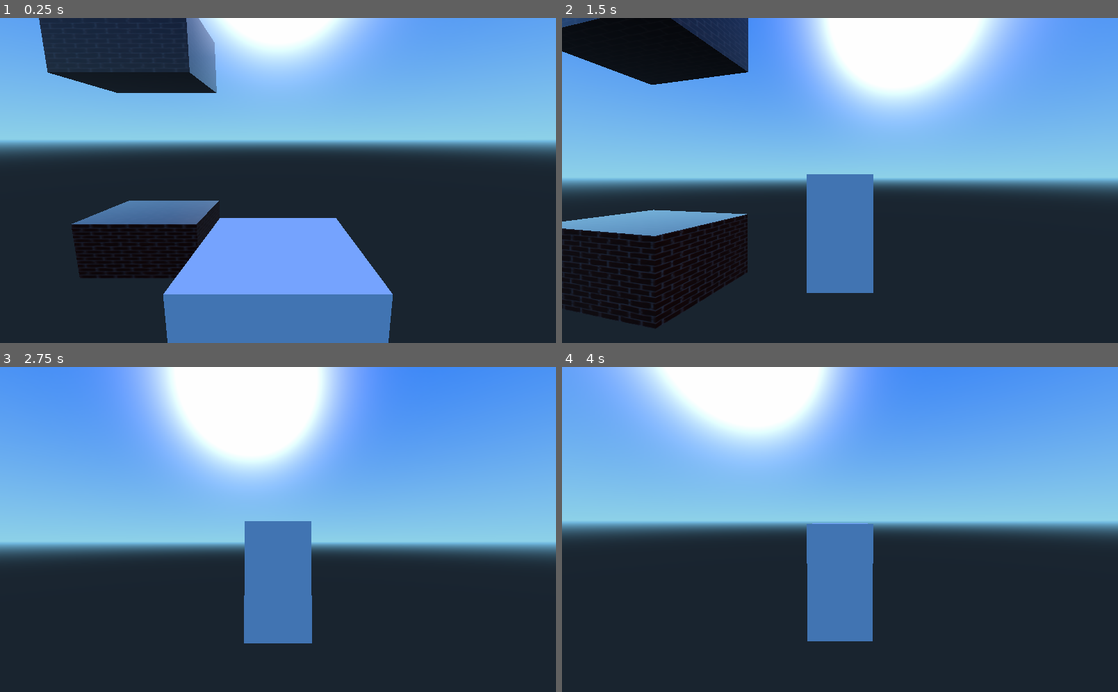
Above: before the commit, frames 1-4 (two rows, left to right).
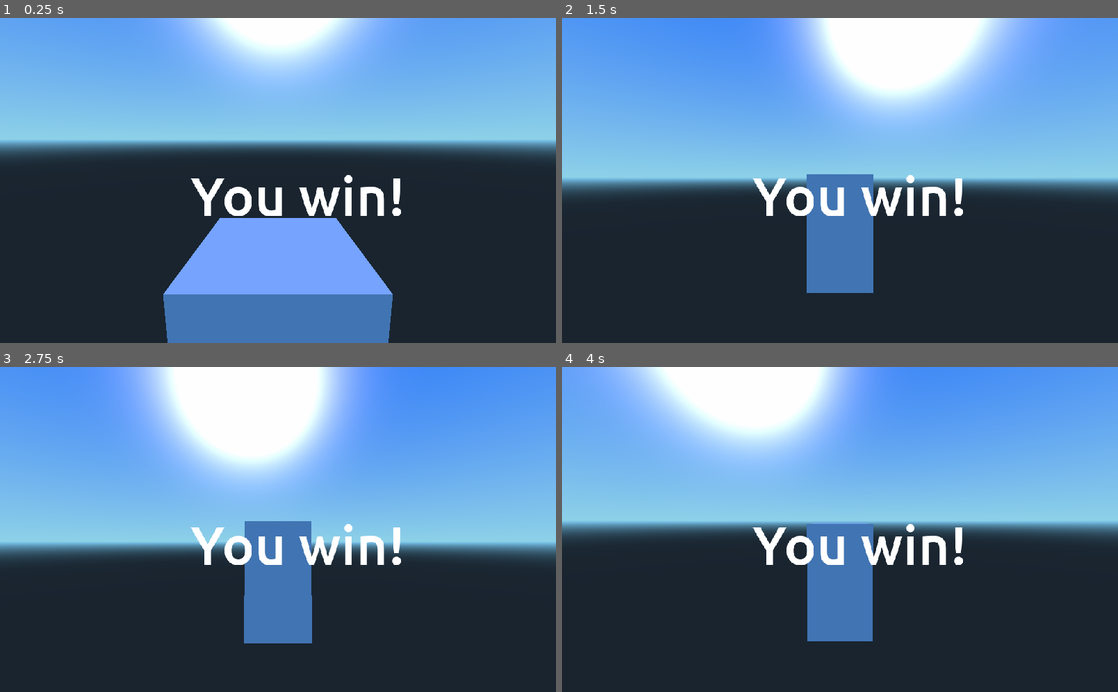
Above: after the commit, the same moments.

Repository: Bubbers/BubbaIllegalContructionInc
Game: Godot game, scene res://Main.tscn
The game is run twice, just before and just after one commit, with the same random seed, the same clock (stepped at 60 frames per second) and the same inputs.
Inputs (mouse positions are in pixels of both pictures, inside the frame that each line leads up to):
- Up to frame 1 (0.25 s): no input
- Up to frame 2 (1.5 s): move the mouse to (867, 180) at 0.52 s; hold W (forward) from 0.53 s (still down); tap E (interact) at 0.6, 1.35 s; tap Space (jump) at 0.77 s; move the mouse to (812, 180) at 1.27 s
- Up to frame 3 (2.75 s): keep holding W (forward); tap Space (jump) at 1.52 s; move the mouse to (289, 523) at 2.02 s; tap E (interact) at 2.1 s
- Up to frame 4 (4 s): keep holding W (forward); tap Enter at 2.75 s; move the mouse to (834, 536) at 2.77 s; tap E (interact) at 2.85, 3.6 s; tap Space (jump) at 3.02, 3.5, 3.77 s; move the mouse to (878, 532) at 3.52 s

The runs differ from the first frame. In frame 1, 12% of the frame differs, in the area x 7-73%, y 0-80%; in frame 2, 14%, in the area x 0-73%, y 0-96%; in frame 3, 1.6%; in frame 4, 1.6%.

Commit message:
Added nice building floors

Diff:
--- a/BrickFloor.tscn
+++ b/BrickFloor.tscn
@@ -1,61 +1,76 @@
-[gd_scene load_steps=6 format=2]
+[gd_scene load_steps=7 format=2]
 
 [ext_resource path="res://Floor.gd" type="Script" id=1]
 [ext_resource path="res://assets/brick_floor.obj" type="ArrayMesh" id=2]
 [ext_resource path="res://assets/uv_map_bricks.png" type="Texture" id=3]
 
-[sub_resource type="SpatialMaterial" id=1]
+[sub_resource type="Shader" id=3]
+
+code = "shader_type spatial;
+render_mode blend_mix,depth_draw_opaque,cull_back,diffuse_burley,specular_schlick_ggx;
+uniform vec4 albedo : hint_color;
+uniform sampler2D texture_albedo : hint_albedo;
+uniform float specular;
+uniform float metallic;
+uniform float roughness : hint_range(0,1);
+uniform float point_size : hint_range(0,128);
+uniform sampler2D texture_metallic : hint_white;
+uniform vec4 metallic_texture_channel;
+uniform sampler2D texture_roughness : hint_white;
+uniform vec4 roughness_texture_channel;
+uniform sampler2D texture_emission : hint_black_albedo;
+uniform vec4 emission : hint_color;
+uniform float emission_energy;
+uniform vec3 uv1_scale;
+uniform vec3 uv1_offset;
+uniform vec3 uv2_scale;
+uniform vec3 uv2_offset;
+uniform bool is_emissive = false;
+
+
+void vertex() {
+	UV=UV*uv1_scale.xy+uv1_offset.xy;
+}
+
+
+
+
+void fragment() {
+	vec2 base_uv = UV;
+	vec4 albedo_tex = texture(texture_albedo,base_uv);
+	ALBEDO = albedo.rgb * albedo_tex.rgb;
+	float metallic_tex = dot(texture(texture_metallic,base_uv),metallic_texture_channel);
+	METALLIC = metallic_tex * metallic;
+	float roughness_tex = dot(texture(texture_roughness,base_uv),roughness_texture_channel);
+	ROUGHNESS = roughness_tex * roughness;
+	SPECULAR = specular;
+	vec3 emission_tex = texture(texture_emission,base_uv).rgb;
+    if(is_emissive) {
+	    EMISSION = (emission.rgb+emission_tex)*emission_energy;
+    }
+}
+"
+
+[sub_resource type="ShaderMaterial" id=4]
 
 render_priority = 0
-flags_transparent = false
-flags_unshaded = false
-flags_vertex_lighting = false
-flags_no_depth_test = false
-flags_use_point_size = false
-flags_world_triplanar = false
-flags_fixed_size = false
-flags_albedo_tex_force_srgb = false
-vertex_color_use_as_albedo = false
-vertex_color_is_srgb = false
-params_diffuse_mode = 0
-params_specular_mode = 0
-params_blend_mode = 0
-params_cull_mode = 0
-params_depth_draw_mode = 0
-params_line_width = 1.0
-params_point_size = 1.0
-params_billboard_mode = 0
-params_grow = false
-params_use_alpha_scissor = false
-albedo_color = Color( 1, 1, 1, 1 )
-albedo_texture = ExtResource( 3 )
-metallic = 0.0
-metallic_specular = 0.5
-metallic_texture_channel = 0
-roughness = 1.0
-roughness_texture_channel = 0
-emission_enabled = false
-normal_enabled = false
-rim_enabled = false
-clearcoat_enabled = false
-anisotropy_enabled = false
-ao_enabled = false
-depth_enabled = false
-subsurf_scatter_enabled = false
-transmission_enabled = false
-refraction_enabled = false
-detail_enabled = false
-uv1_scale = Vector3( 1, 1, 1 )
-uv1_offset = Vector3( 0, 0, 0 )
-uv1_triplanar = false
-uv1_triplanar_sharpness = 1.0
-uv2_scale = Vector3( 1, 1, 1 )
-uv2_offset = Vector3( 0, 0, 0 )
-uv2_triplanar = false
-uv2_triplanar_sharpness = 1.0
-proximity_fade_enable = false
-distance_fade_enable = false
-_sections_unfolded = [ "Albedo", "Roughness" ]
+shader = SubResource( 3 )
+shader_param/albedo = Color( 1, 1, 1, 1 )
+shader_param/specular = 0.5
+shader_param/metallic = 0.0
+shader_param/roughness = 1.0
+shader_param/point_size = 1.0
+shader_param/metallic_texture_channel = Plane( 1, 0, 0, 0 )
+shader_param/roughness_texture_channel = Plane( 1, 0, 0, 0 )
+shader_param/emission = Color( 0.921062, 0.949219, 0.0482025, 1 )
+shader_param/emission_energy = 0.25
+shader_param/uv1_scale = Vector3( 1, 1, 1 )
+shader_param/uv1_offset = Vector3( 0, 0, 0 )
+shader_param/uv2_scale = Vector3( 1, 1, 1 )
+shader_param/uv2_offset = Vector3( 0, 0, 0 )
+shader_param/is_emissive = null
+shader_param/texture_albedo = ExtResource( 3 )
+_sections_unfolded = [ "shader_param" ]
 
 [sub_resource type="BoxShape" id=2]
 
@@ -65,7 +80,7 @@
 
 input_ray_pickable = true
 input_capture_on_drag = false
-collision_layer = 1
+collision_layer = 11
 collision_mask = 1
 mode = 0
 mass = 1.0
@@ -77,7 +92,7 @@
 contacts_reported = 0
 contact_monitor = false
 sleeping = false
-can_sleep = true
+can_sleep = false
 axis_lock_linear_x = false
 axis_lock_linear_y = false
 axis_lock_linear_z = false
@@ -89,6 +104,7 @@
 angular_velocity = Vector3( 0, 0, 0 )
 angular_damp = -1.0
 script = ExtResource( 1 )
+_sections_unfolded = [ "Collision" ]
 
 [node name="MeshInstance" type="MeshInstance" parent="." index="0"]
 
@@ -103,7 +119,7 @@
 lod_max_hysteresis = 0.0
 mesh = ExtResource( 2 )
 skeleton = NodePath("..")
-material/0 = SubResource( 1 )
+material/0 = SubResource( 4 )
 _sections_unfolded = [ "material" ]
 
 [node name="CollisionShape" type="CollisionShape" parent="." index="1"]
--- a/City.gd
+++ b/City.gd
@@ -5,8 +5,8 @@
 export (PackedScene) var Plot
 
 func _ready():
-    var width = 3
-    var height = 2
+    var width = 4
+    var height = 4
     for x in range(10):
         for z in range(10):
             _neighborhood(Vector3(1.5 + (x * 3 * width), 0, 1.5 + (z * 3 * height)), width, height)
--- a/Floor.tscn
+++ b/Floor.tscn
@@ -130,6 +130,7 @@
 shader_param/uv2_offset = Vector3( 0, 0, 0 )
 shader_param/is_emissive = null
 shader_param/texture_albedo = ExtResource( 2 )
+_sections_unfolded = [ "shader_param" ]
 
 [sub_resource type="BoxShape" id=5]
 
--- a/Main.tscn
+++ b/Main.tscn
@@ -1,16 +1,17 @@
-[gd_scene load_steps=10 format=2]
+[gd_scene load_steps=11 format=2]
 
 [ext_resource path="res://Main.gd" type="Script" id=1]
 [ext_resource path="res://Player.tscn" type="PackedScene" id=2]
 [ext_resource path="res://WinCollision.tscn" type="PackedScene" id=3]
 [ext_resource path="res://WinHUD.tscn" type="PackedScene" id=4]
-[ext_resource path="res://Floor.tscn" type="PackedScene" id=5]
-[ext_resource path="res://InspectorManager.gd" type="Script" id=6]
-[ext_resource path="res://Inspector.tscn" type="PackedScene" id=7]
-[ext_resource path="res://City.tscn" type="PackedScene" id=8]
-[ext_resource path="res://ScoreArea.tscn" type="PackedScene" id=9]
+[ext_resource path="res://InspectorManager.gd" type="Script" id=5]
+[ext_resource path="res://Inspector.tscn" type="PackedScene" id=6]
+[ext_resource path="res://City.tscn" type="PackedScene" id=7]
+[ext_resource path="res://ScoreArea.tscn" type="PackedScene" id=8]
+[ext_resource path="res://WoodFloor.tscn" type="PackedScene" id=9]
+[ext_resource path="res://BrickFloor.tscn" type="PackedScene" id=10]
 
-[node name="Main" type="Node" index="0"]
+[node name="Main" type="Node"]
 
 script = ExtResource( 1 )
 
@@ -25,31 +26,51 @@
 
 [node name="WinHUD" parent="." index="2" instance=ExtResource( 4 )]
 
-[node name="RigidBody" parent="." index="3" instance=ExtResource( 5 )]
+[node name="InspectorManager" type="Node" parent="." index="3"]
 
-transform = Transform( 1, 0, 0, 0, 1, 0, 0, 0, 1, -8, 0, -12 )
+script = ExtResource( 5 )
+InspectorTemplate = ExtResource( 6 )
 
-[node name="RigidBody2" parent="." index="4" instance=ExtResource( 5 )]
+[node name="Ground" parent="." index="4" instance=ExtResource( 7 )]
 
-transform = Transform( 1, 0, 0, 0, 1, 0, 0, 0, 1, -7.78806, 11.1394, -11.818 )
+[node name="PointsArea" parent="." index="5" instance=ExtResource( 8 )]
 
-[node name="RigidBody3" parent="." index="5" instance=ExtResource( 5 )]
+transform = Transform( 1, 0, 0, 0, 1, 0, 0, 0, 1, 30.4227, 0.207463, 17.1545 )
 
-transform = Transform( 1, 0, 0, 0, 1, 0, 0, 0, 1, -7.78806, 20.2568, -11.818 )
+[node name="WoodFloor" parent="." index="6" instance=ExtResource( 9 )]
 
-[node name="RigidBody4" parent="." index="6" instance=ExtResource( 5 )]
+transform = Transform( 1, 0, 0, 0, 1, 0, 0, 0, 1, 8.71725, 0, 8.83084 )
 
-transform = Transform( 1, 0, 0, 0, 1, 0, 0, 0, 1, -7.78806, 16.0758, -11.818 )
+[node name="WoodFloor2" parent="." index="7" instance=ExtResource( 9 )]
 
-[node name="InspectorManager" type="Node" parent="." index="7"]
+transform = Transform( 1, 0, 0, 0, 1, 0, 0, 0, 1, 8.71725, 14.7399, 8.83084 )
 
-script = ExtResource( 6 )
-InspectorTemplate = ExtResource( 7 )
+[node name="WoodFloor3" parent="." index="8" instance=ExtResource( 9 )]
 
-[node name="Spatial" parent="." index="8" instance=ExtResource( 8 )]
+transform = Transform( 1, 0, 0, 0, 1, 0, 0, 0, 1, 8.71725, 11.3771, 8.83084 )
 
-[node name="Area" parent="." index="9" instance=ExtResource( 9 )]
+[node name="WoodFloor4" parent="." index="9" instance=ExtResource( 9 )]
 
-transform = Transform( 1, 0, 0, 0, 1, 0, 0, 0, 1, -9.28154, 0.207467, 9.16477 )
+transform = Transform( 1, 0, 0, 0, 1, 0, 0, 0, 1, 8.71725, 7.6136, 8.83084 )
+
+[node name="WoodFloor5" parent="." index="10" instance=ExtResource( 9 )]
+
+transform = Transform( 1, 0, 0, 0, 1, 0, 0, 0, 1, 8.71725, 3.81041, 8.83084 )
+
+[node name="BrickFloor" parent="." index="11" instance=ExtResource( 10 )]
+
+transform = Transform( 1, 0, 0, 0, 1, 0, 0, 0, 1, 8.86316, 0, 33.7145 )
+
+[node name="BrickFloor2" parent="." index="12" instance=ExtResource( 10 )]
+
+transform = Transform( 1, 0, 0, 0, 1, 0, 0, 0, 1, 8.86316, 2.27851, 33.7145 )
+
+[node name="BrickFloor3" parent="." index="13" instance=ExtResource( 10 )]
+
+transform = Transform( 1, 0, 0, 0, 1, 0, 0, 0, 1, 8.86316, 4.64432, 33.7145 )
+
+[node name="BrickFloor4" parent="." index="14" instance=ExtResource( 10 )]
+
+transform = Transform( 1, 0, 0, 0, 1, 0, 0, 0, 1, 8.86316, 6.96942, 33.7145 )
 
 [connection signal="win" from="WinCollision" to="." method="_on_WinCollision_win"]
--- a/Player.gd
+++ b/Player.gd
@@ -89,7 +89,7 @@
         item_held_old_parent.add_child(item_held)
         get_parent().add_child(item_held_old_parent)
         item_held.set_scale(item_held.get_scale() * 10)
-        item_held.set_translation(Vector3(0, 2, 0))
+        item_held.set_translation(Vector3(0, 0, 0))
 
         var placementOffset = Vector3(0.0, 0.0, -1.0).rotated(Vector3(0.0, 1.0, 0.0), cam_yaw) * 10
 
--- a/WoodFloor.tscn
+++ b/WoodFloor.tscn
@@ -1,70 +1,86 @@
-[gd_scene load_steps=5 format=2]
+[gd_scene load_steps=7 format=2]
 
-[ext_resource path="res://assets/brick_floor.obj" type="ArrayMesh" id=1]
-[ext_resource path="res://assets/uv_map_wood.png" type="Texture" id=2]
+[ext_resource path="res://Floor.gd" type="Script" id=1]
+[ext_resource path="res://assets/brick_floor.obj" type="ArrayMesh" id=2]
+[ext_resource path="res://assets/uv_map_wood.png" type="Texture" id=3]
 
-[sub_resource type="SpatialMaterial" id=1]
+[sub_resource type="Shader" id=3]
+
+code = "shader_type spatial;
+render_mode blend_mix,depth_draw_opaque,cull_back,diffuse_burley,specular_schlick_ggx;
+uniform vec4 albedo : hint_color;
+uniform sampler2D texture_albedo : hint_albedo;
+uniform float specular;
+uniform float metallic;
+uniform float roughness : hint_range(0,1);
+uniform float point_size : hint_range(0,128);
+uniform sampler2D texture_metallic : hint_white;
+uniform vec4 metallic_texture_channel;
+uniform sampler2D texture_roughness : hint_white;
+uniform vec4 roughness_texture_channel;
+uniform sampler2D texture_emission : hint_black_albedo;
+uniform vec4 emission : hint_color;
+uniform float emission_energy;
+uniform vec3 uv1_scale;
+uniform vec3 uv1_offset;
+uniform vec3 uv2_scale;
+uniform vec3 uv2_offset;
+uniform bool is_emissive = false;
+
+
+void vertex() {
+	UV=UV*uv1_scale.xy+uv1_offset.xy;
+}
+
+
+
+
+void fragment() {
+	vec2 base_uv = UV;
+	vec4 albedo_tex = texture(texture_albedo,base_uv);
+	ALBEDO = albedo.rgb * albedo_tex.rgb;
+	float metallic_tex = dot(texture(texture_metallic,base_uv),metallic_texture_channel);
+	METALLIC = metallic_tex * metallic;
+	float roughness_tex = dot(texture(texture_roughness,base_uv),roughness_texture_channel);
+	ROUGHNESS = roughness_tex * roughness;
+	SPECULAR = specular;
+	vec3 emission_tex = texture(texture_emission,base_uv).rgb;
+    if(is_emissive) {
+	    EMISSION = (emission.rgb+emission_tex)*emission_energy;
+    }
+}
+"
+
+[sub_resource type="ShaderMaterial" id=4]
 
 render_priority = 0
-flags_transparent = false
-flags_unshaded = false
-flags_vertex_lighting = false
-flags_no_depth_test = false
-flags_use_point_size = false
-flags_world_triplanar = false
-flags_fixed_size = false
-flags_albedo_tex_force_srgb = false
-vertex_color_use_as_albedo = false
-vertex_color_is_srgb = false
-params_diffuse_mode = 0
-params_specular_mode = 0
-params_blend_mode = 0
-params_cull_mode = 0
-params_depth_draw_mode = 0
-params_line_width = 1.0
-params_point_size = 1.0
-params_billboard_mode = 0
-params_grow = false
-params_use_alpha_scissor = false
-albedo_color = Color( 1, 1, 1, 1 )
-albedo_texture = ExtResource( 2 )
-metallic = 0.0
-metallic_specular = 0.5
-metallic_texture_channel = 0
-roughness = 1.0
-roughness_texture_channel = 0
-emission_enabled = false
-normal_enabled = false
-rim_enabled = false
-clearcoat_enabled = false
-anisotropy_enabled = false
-ao_enabled = false
-depth_enabled = false
-subsurf_scatter_enabled = false
-transmission_enabled = false
-refraction_enabled = false
-detail_enabled = false
-uv1_scale = Vector3( 1, 1, 1 )
-uv1_offset = Vector3( 0, 0, 0 )
-uv1_triplanar = false
-uv1_triplanar_sharpness = 1.0
-uv2_scale = Vector3( 1, 1, 1 )
-uv2_offset = Vector3( 0, 0, 0 )
-uv2_triplanar = false
-uv2_triplanar_sharpness = 1.0
-proximity_fade_enable = false
-distance_fade_enable = false
-_sections_unfolded = [ "Albedo", "Roughness" ]
+shader = SubResource( 3 )
+shader_param/albedo = Color( 1, 1, 1, 1 )
+shader_param/specular = 0.5
+shader_param/metallic = 0.0
+shader_param/roughness = 1.0
+shader_param/point_size = 1.0
+shader_param/metallic_texture_channel = Plane( 1, 0, 0, 0 )
+shader_param/roughness_texture_channel = Plane( 1, 0, 0, 0 )
+shader_param/emission = Color( 0.902678, 0.929688, 0.0653687, 1 )
+shader_param/emission_energy = 0.25
+shader_param/uv1_scale = Vector3( 1, 1, 1 )
+shader_param/uv1_offset = Vector3( 0, 0, 0 )
+shader_param/uv2_scale = Vector3( 1, 1, 1 )
+shader_param/uv2_offset = Vector3( 0, 0, 0 )
+shader_param/is_emissive = null
+shader_param/texture_albedo = ExtResource( 3 )
+_sections_unfolded = [ "shader_param" ]
 
 [sub_resource type="BoxShape" id=2]
 
 extents = Vector3( 4.00806, 0.9863, 4.00608 )
 
-[node name="WoodFloor" type="RigidBody" index="0"]
+[node name="WoodFloor" type="RigidBody"]
 
 input_ray_pickable = true
 input_capture_on_drag = false
-collision_layer = 1
+collision_layer = 11
 collision_mask = 1
 mode = 0
 mass = 1.0
@@ -76,7 +92,7 @@
 contacts_reported = 0
 contact_monitor = false
 sleeping = false
-can_sleep = true
+can_sleep = false
 axis_lock_linear_x = false
 axis_lock_linear_y = false
 axis_lock_linear_z = false
@@ -87,6 +103,8 @@
 linear_damp = -1.0
 angular_velocity = Vector3( 0, 0, 0 )
 angular_damp = -1.0
+script = ExtResource( 1 )
+_sections_unfolded = [ "Collision" ]
 
 [node name="MeshInstance" type="MeshInstance" parent="." index="0"]
 
@@ -99,9 +117,9 @@
 lod_min_hysteresis = 0.0
 lod_max_distance = 0.0
 lod_max_hysteresis = 0.0
-mesh = ExtResource( 1 )
+mesh = ExtResource( 2 )
 skeleton = NodePath("..")
-material/0 = SubResource( 1 )
+material/0 = SubResource( 4 )
 _sections_unfolded = [ "material" ]
 
 [node name="CollisionShape" type="CollisionShape" parent="." index="1"]
